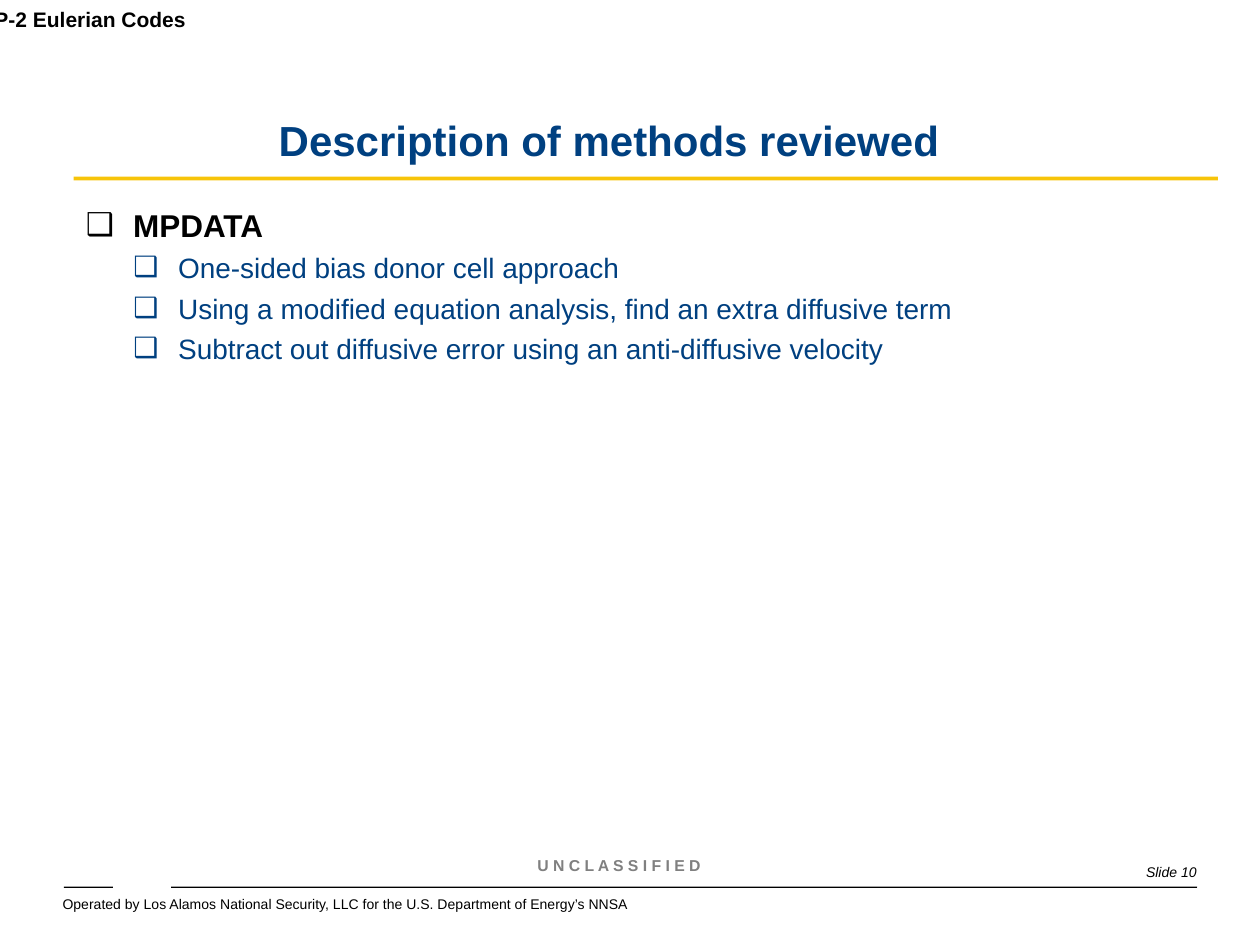
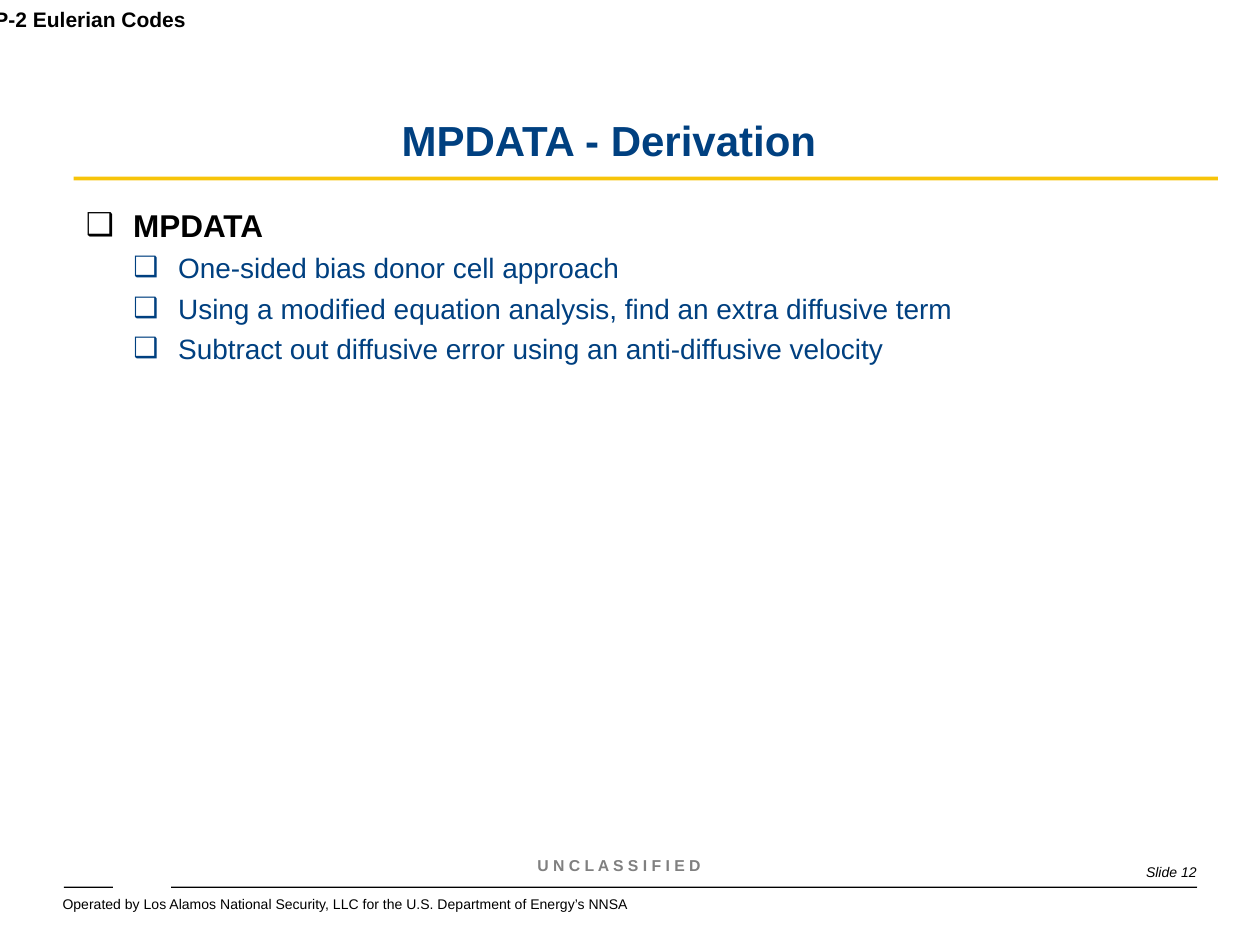
Before and after one commit to wmatern/summer_LANL, a slide deck: slide 12 of Final Research Presentation/Final_Research_Presentation.ppt (slide 10 before the commit). Drawn at 1260x945 pixels with LibreOffice and Linux fonts; fonts in the diff are those of the drawing; background and template pictures are left out. Boxes give left, top, right and bottom in pixels: in the first picture for what was removed or moved away, otherwise in the second. Text is boxed around its words. In the diff, an @@ line names an element or a change of style, - is before the commit and + after.

```diff
--- a/Final Research Presentation/Final_Research_Presentation.ppt
+++ b/Final Research Presentation/Final_Research_Presentation.ppt
@@ title at bbox=[402, 125, 816, 157]: text changed @@
-Description of methods reviewed
+MPDATA - Derivation
@@ page number at bbox=[1146, 867, 1197, 877]: text changed @@
-Slide 10
+Slide 12
```
Also in this commit, not shown: 7 other slides changed, 3 slides added, 11 other files.
